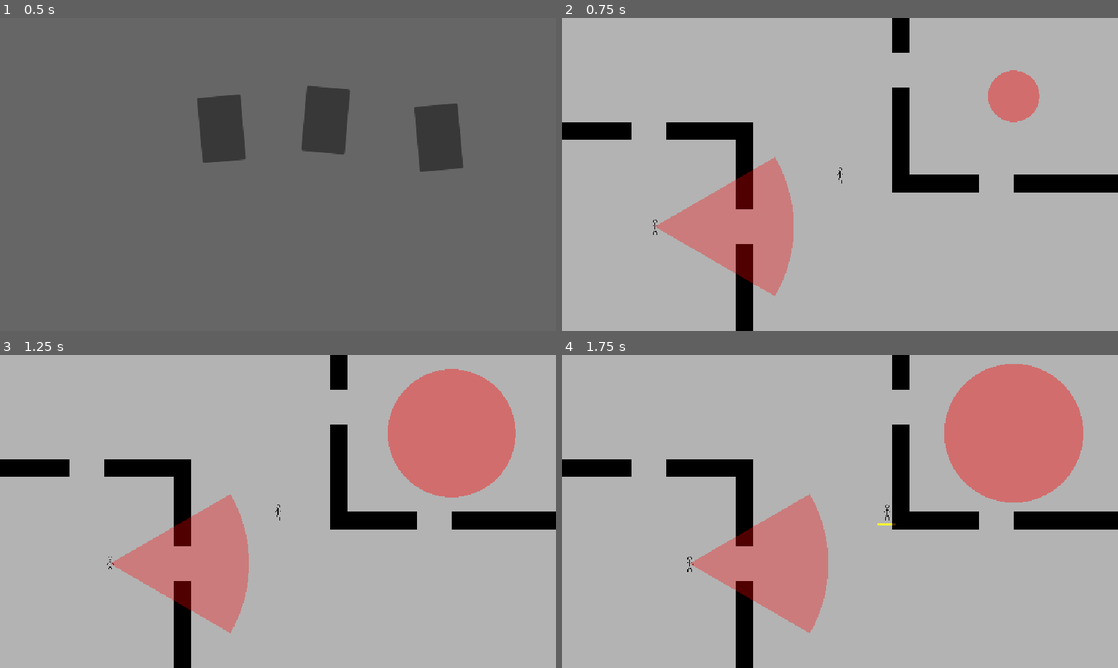
Above: before the commit, frames 1-4 (two rows, left to right).
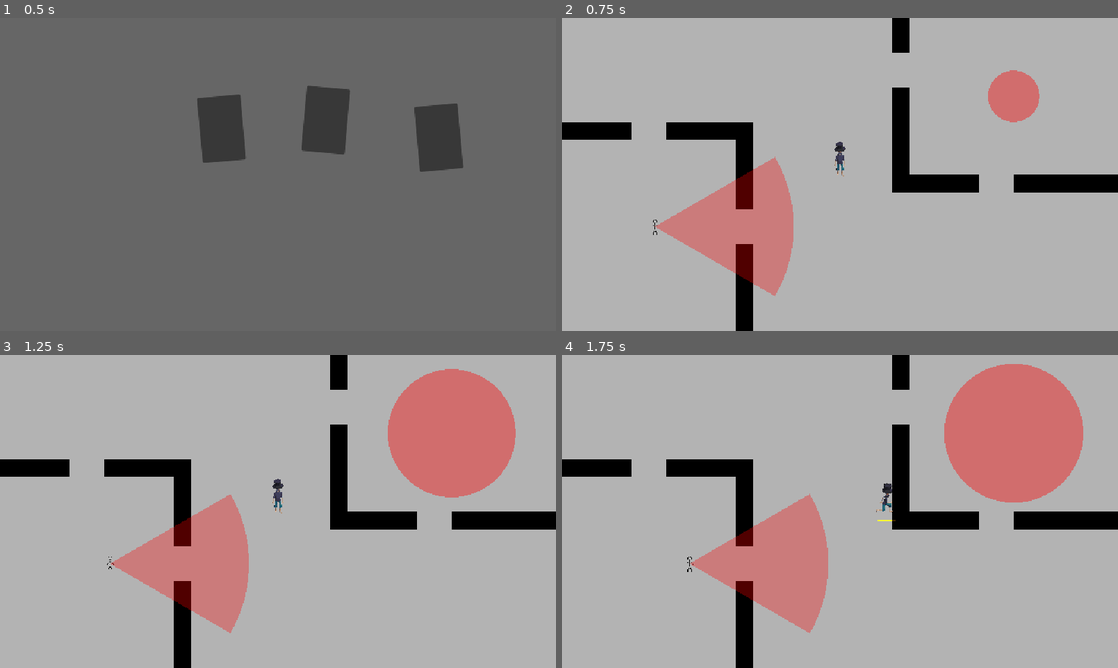
Above: after the commit, the same moments.

Repository: the-all-stack/gwj-igc-2026
Game: Godot game, scene res://hideout/hideout.tscn
The game is run twice, just before and just after one commit, with the same random seed, the same clock (stepped at 60 frames per second) and the same inputs.
Inputs (mouse positions are in pixels of both pictures, inside the frame that each line leads up to):
- Up to frame 1 (0.5 s): no input
- Up to frame 2 (0.75 s): click (784, 127) at 0.5 s
- Up to frame 3 (1.25 s): no input
- Up to frame 4 (1.75 s): hold D (move_right) from 1.28 s (still down); hold Shift (sprint) from 1.28 s (still down)

Frame 1 is identical in both runs. In frame 2, 0.1% of the frame differs, in the area x 49-51%, y 39-53%; in frame 3, 0.1%; in frame 4, 0.2%, in the area x 56-60%, y 40-55%.

Commit message:
change is in the game

Diff:
--- /dev/null
+++ b/characters/character_sprite.gd
@@ -0,0 +1,28 @@
+class_name CharacterSprite extends AnimatedSprite2D
+
+const directions: PackedStringArray = ["e", "se", "s", "sw", "w", "nw", "n", "ne"]
+
+@export var state: String:
+	set(value):
+		var old := state
+		state = value
+		if old != value:
+			update_animation()
+
+@export var direction: String:
+	set(value):
+		var old := direction
+		direction = value
+		if old != value:
+			update_animation()
+
+func _ready() -> void:
+	update_animation()
+
+func set_direction_from_vector(vector: Vector2) -> void:
+	if vector == Vector2.ZERO:
+		return
+	direction = directions[roundi(fposmod(rad_to_deg(vector.angle()), 360.0) / 45.0) % directions.size()]
+
+func update_animation() -> void:
+	play(state + "_" + direction)
--- a/characters/player/player.gd
+++ b/characters/player/player.gd
@@ -2,6 +2,7 @@
 class_name Player extends CharacterBody2D
 
 @onready var stamina_bar: StaminaBar = $StaminaBar
+@onready var sprite: CharacterSprite = $CharacterSprite
 
 @export_category("Speed")
 @export var base_speed: float
@@ -53,6 +54,9 @@
 	var move_input := Input.get_vector("move_left", "move_right", "move_up", "move_down")
 	var is_sprinting := Input.is_action_pressed("sprint") && can_sprint && move_input != Vector2.ZERO
 
+	sprite.state = "idle" if move_input == Vector2.ZERO else ("run" if is_sprinting else "walk")
+	sprite.set_direction_from_vector(move_input)
+
 	if is_sprinting:
 		stamina = maxf(0, stamina - stamina_usage_rate * delta)
 		stamina_regen_delay_timer = stamina_regen_delay
--- a/characters/player/player.tscn
+++ b/characters/player/player.tscn
@@ -1,7 +1,8 @@
 [gd_scene format=3 uid="uid://dj6p1ahuemyrc"]
 
 [ext_resource type="Script" uid="uid://crv6hoyc4fpsu" path="res://characters/player/player.gd" id="1_rkbax"]
-[ext_resource type="Texture2D" uid="uid://1tfkkbn1kdy5" path="res://characters/stickmin.tres" id="2_xxgcw"]
+[ext_resource type="SpriteFrames" uid="uid://bfbgc0bicrl45" path="res://assets/sprites/change/change_sprite_frames.tres" id="2_exd8k"]
+[ext_resource type="Script" uid="uid://dg34fqa5v6hqr" path="res://characters/character_sprite.gd" id="3_5dc8e"]
 [ext_resource type="Script" uid="uid://wawymuwe6cc4" path="res://characters/player/stamina_bar.gd" id="3_exd8k"]
 
 [sub_resource type="CircleShape2D" id="CircleShape2D_w0uf1"]
@@ -26,11 +27,18 @@
 [node name="CollisionShape2D" type="CollisionShape2D" parent="." unique_id=1219478331]
 shape = SubResource("CircleShape2D_w0uf1")
 
-[node name="Sprite2D" type="Sprite2D" parent="." unique_id=1581721086]
-texture = ExtResource("2_xxgcw")
+[node name="CharacterSprite" type="AnimatedSprite2D" parent="." unique_id=860438797]
+sprite_frames = ExtResource("2_exd8k")
+animation = &"idle_s"
+frame = 20
+frame_progress = 0.9573137
+script = ExtResource("3_5dc8e")
+state = "idle"
+direction = "s"
+metadata/_custom_type_script = "uid://dg34fqa5v6hqr"
 
 [node name="StaminaBar" type="Node2D" parent="." unique_id=1836256482]
-position = Vector2(0, 24)
+position = Vector2(0, 16)
 script = ExtResource("3_exd8k")
 rect = Rect2(0, 0, 32, 4)
 base_color = Color(0.2643559, 0.16143405, 0, 1)
Not shown, added: characters/character_sprite.gd.uid
